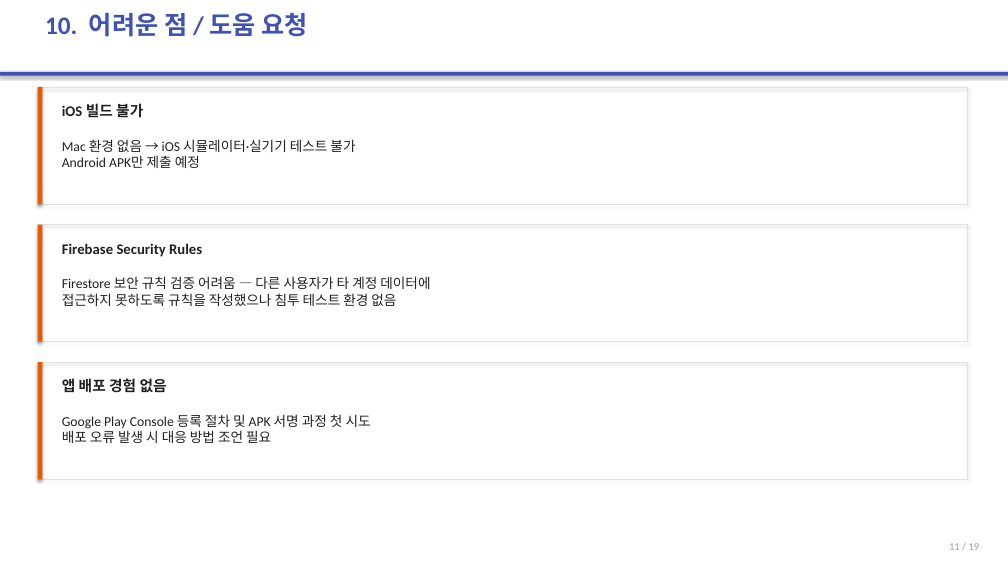
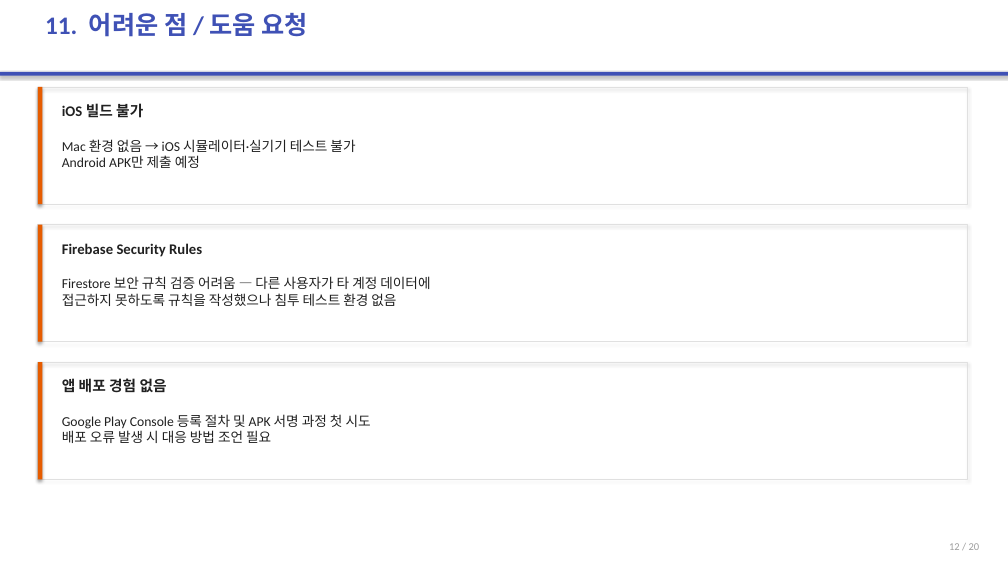
Before and after one commit to 2022136020/project_c, a slide deck: slide 12 of portfolio-tracker/presentation/portfolio-tracker-final.pptx (slide 11 before the commit). Drawn at 1008x567 pixels with LibreOffice and Linux fonts; fonts in the diff are those of the drawing. Boxes give left, top, right and bottom in pixels: in the first picture for what was removed or moved away, otherwise in the second. Text is boxed around its words. In the diff, an @@ line names an element or a change of style, - is before the commit and + after.

```diff
--- a/portfolio-tracker/presentation/portfolio-tracker-final.pptx
+++ b/portfolio-tracker/presentation/portfolio-tracker-final.pptx
@@ text at [45,13,308,37]: text changed @@
-10. 어려운 점 / 도움 요청
+11. 어려운 점 / 도움 요청
@@ text at [949,543,980,550]: text changed @@
-11 / 19
+12 / 20
```
Also in this commit, not shown: 17 other slides changed, 1 slide added, 22 other files.
